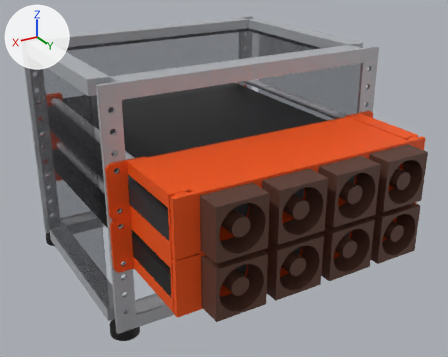
A saved change to the glTF model docs/models/rack-mockup.glb.
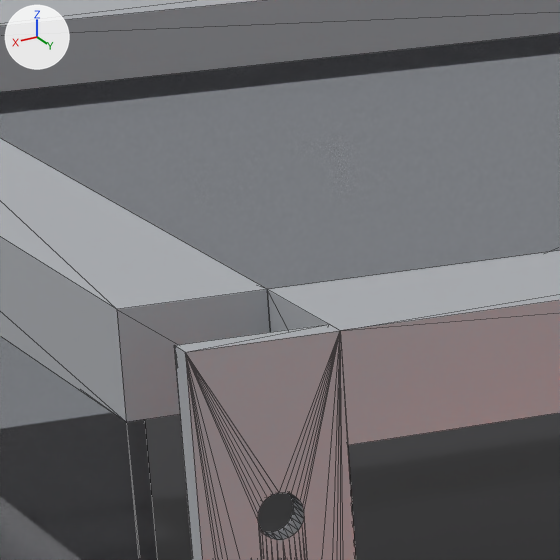
The first picture shows the older version from a 50 mm lens placed at (263.0, 591.0, 297.0), pointed at (-9.0, 138.0, 70.0). The close-ups show the older and then the newer version on the part from 16% to 34% of the width and 9% to 33% of the height of that picture. Only the edits that show in the close-ups are written down. Every picture has the same lights, and +X, +Y and +Z are marked at upper left. The close-ups show mesh edges as thin lines.

Before the edit, the objects in view are built like this:
```python
me_008_frame_top_front_rail_stl = bpy.data.meshes.new('008_Frame_top_front_rail.stl')
me_008_frame_top_front_rail_stl.from_pydata(...)  # a box spanning x -110.0..110.0, y 0.0..20.0, z 178.0..190.0
me_008_frame_top_front_rail_stl.materials.append(mat_material_0)  # light grey #c4c7cc
me_010_frame_top_side_rail_1_stl = bpy.data.meshes.new('010_Frame_top_side_rail_1.stl')
me_010_frame_top_side_rail_1_stl.from_pydata(...)  # a box spanning x 110.0..127.0, y 20.0..180.0, z 178.0..190.0
me_010_frame_top_side_rail_1_stl.materials.append(mat_material_0)  # light grey #c4c7cc
me_046_ref_macbook_pro_14_u3__stl = bpy.data.meshes.new('046_REF_MacBook_Pro_14_U3_.stl')
me_046_ref_macbook_pro_14_u3__stl.from_pydata(...)  # a box spanning x -111.0..111.0, y -46.0..267.0, z 99.0..115.0
me_046_ref_macbook_pro_14_u3__stl.materials.append(mat_material_7)  # dark grey #2e2e32
ob_008_frame_top_front_rail = bpy.data.objects.new('008_Frame_top_front_rail', me_008_frame_top_front_rail_stl)
ob_008_frame_top_front_rail.location = (0.0, 0.0, 0.0)
ob_010_frame_top_side_rail_1 = bpy.data.objects.new('010_Frame_top_side_rail_1', me_010_frame_top_side_rail_1_stl)
ob_010_frame_top_side_rail_1.location = (0.0, 0.0, 0.0)
ob_046_ref_macbook_pro_14_u3 = bpy.data.objects.new('046_REF_MacBook_Pro_14_U3_', me_046_ref_macbook_pro_14_u3__stl)
ob_046_ref_macbook_pro_14_u3.location = (0.0, 0.0, 0.0)
# also in view: '012_Side_panel_1' at (126.0, 100.0, 89.0); '009_Frame_top_rear_rail' at (0.0, 190.0, 184.0); '014_Top_panel' at (0.0, 100.0, 179.0); '001_Frame_rear_post_1' at (119.0, 198.0, 89.0)
```
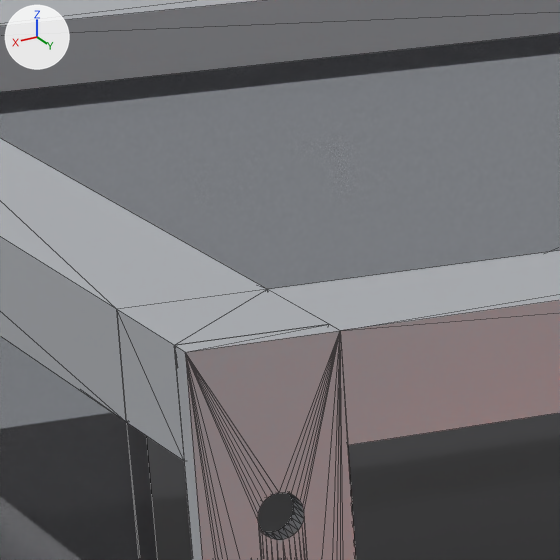
What the commit changed:
Mesh me_015_frame_corner_block_3__stl is new.
It is a box spanning x 110.5..127.0, y 180.0..197.0, z 177.8..189.8.
It uses material mat_material_0 (light grey #c4c7cc).
Object '015_Frame_corner_block_3_' (ob_015_frame_corner_block_3) is new; it shows me_015_frame_corner_block_3__stl.
Its location is (0.0, 0.0, 0.0).

Where the change shows, as pixel boxes [x1, y1, x2, y2] in the close-ups (560 x 560 px):
'015_Frame_corner_block_3_', added
    after: [117, 289, 328, 461]
